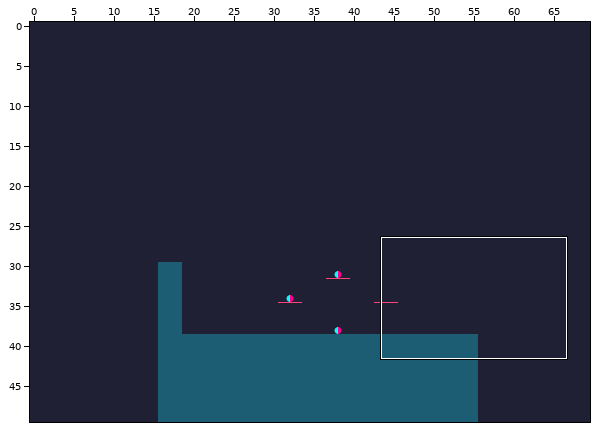
One commit to this Tiled map: core/assets/maps/standard.tmx. Above, an overview of the earlier version with the close-up marked.
Close-up. Old version:
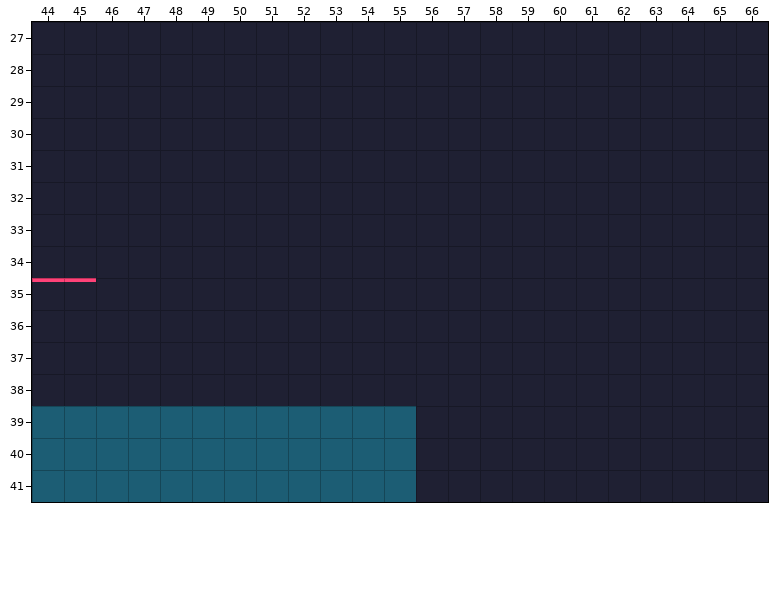
Cells are 16x16 px. Shown: x 44..66, y 27..41. The commit also changed other parts of the map, which this record leaves out.
New version:
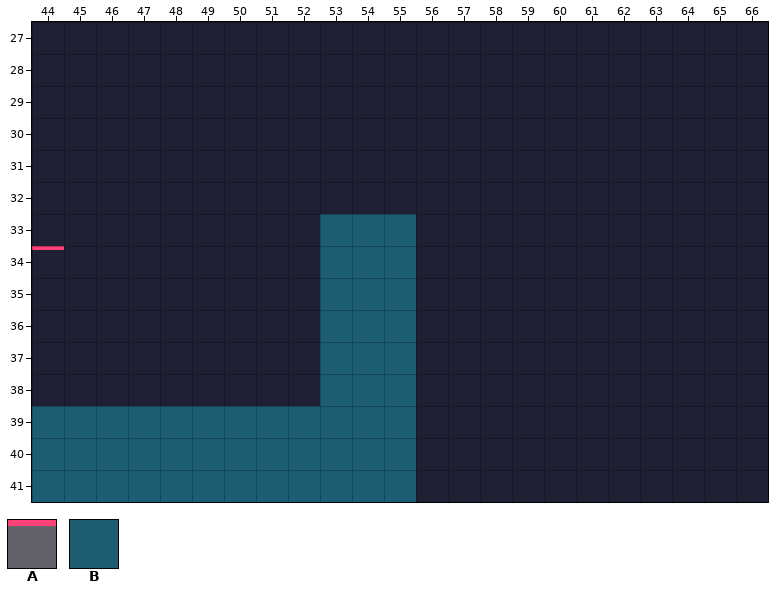
Key: from "tileset_test": A 2, B 3.
_ is an empty cell.
Diff:
Layer "MIDDLE":
y 33: x 53..55 ___ -> BBB
y 34: x 44 _ -> A; x 53..55 ___ -> BBB
y 35: x 44..45 AA -> __; x 53..55 ___ -> BBB
y 36..38: x 53..55 ___ -> BBB
Boxes around the changes in both close-ups, in picture pixels (x1, y1, x2, y2):
added: (320, 214, 416, 406)
changed: (32, 246, 96, 282)
